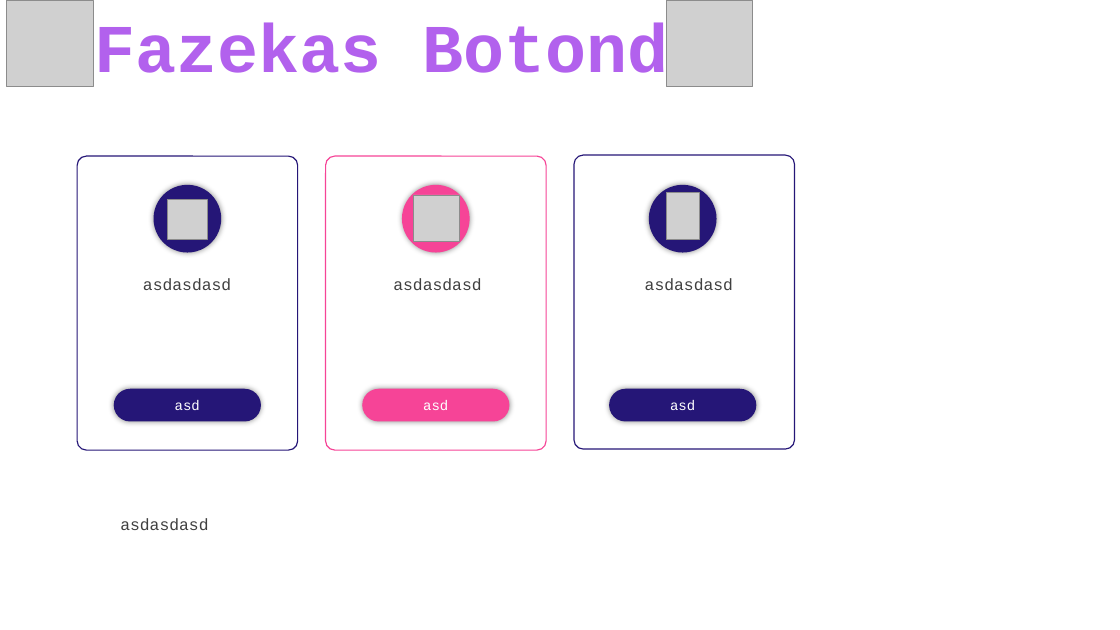
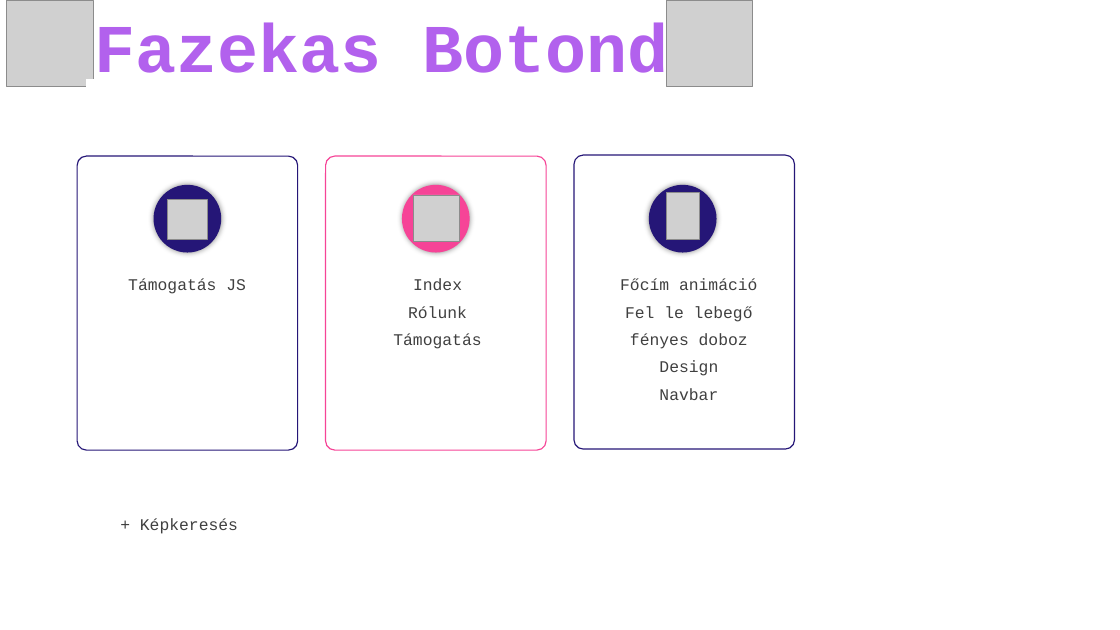
Before and after one commit to Kiss-Martin/lilakod-project, a slide deck: slide 4 of Ppt azaz PowerPoint prezi prezentáció/A Lilaköd-Projekt.pptx. Drawn at 1120x630 pixels with LibreOffice and Linux fonts; fonts in the diff are those of the drawing; grey boxes stand for pictures. Boxes give left, top, right and bottom in pixels: in the first picture for what was removed or moved away, otherwise in the second. Text is boxed around its words. In the diff, an @@ line names an element or a change of style, - is before the commit and + after.

Commit message:
jelentkezés design ppt kész #6 #16 #17 #18

```diff
--- a/Ppt azaz PowerPoint prezi prezentáció/A Lilaköd-Projekt.pptx
+++ b/Ppt azaz PowerPoint prezi prezentáció/A Lilaköd-Projekt.pptx
@@ rectangle added at (87, 79, 168, 121), fill #FFFFFF, outline #FFFFFF 1 pt @@
@@ text at (128, 278, 246, 294): text changed @@
-asdasdasd
+Támogatás JS
@@ text at (393, 278, 481, 349): text changed @@
-asdasdasd
+Index
+Rólunk
+Támogatás
@@ text at (620, 278, 757, 400): text changed @@
-asdasdasd
+Főcím animáció
+Fel le lebegő fényes doboz
+Design
+Navbar
@@ group removed at (113, 389, 756, 422): 3 rounded rectangles, 2 texts @@
-asd
-asd
@@ text at (140, 518, 238, 534): text changed @@
-asdasdasd
++ Képkeresés
```
Also in this commit, not shown: 2 other slides changed, 3 other files.
